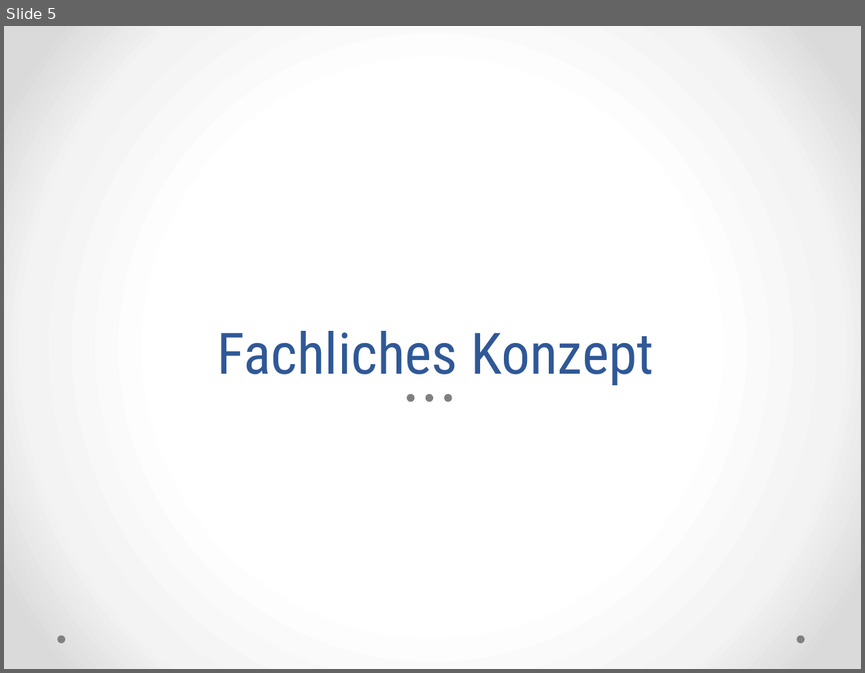
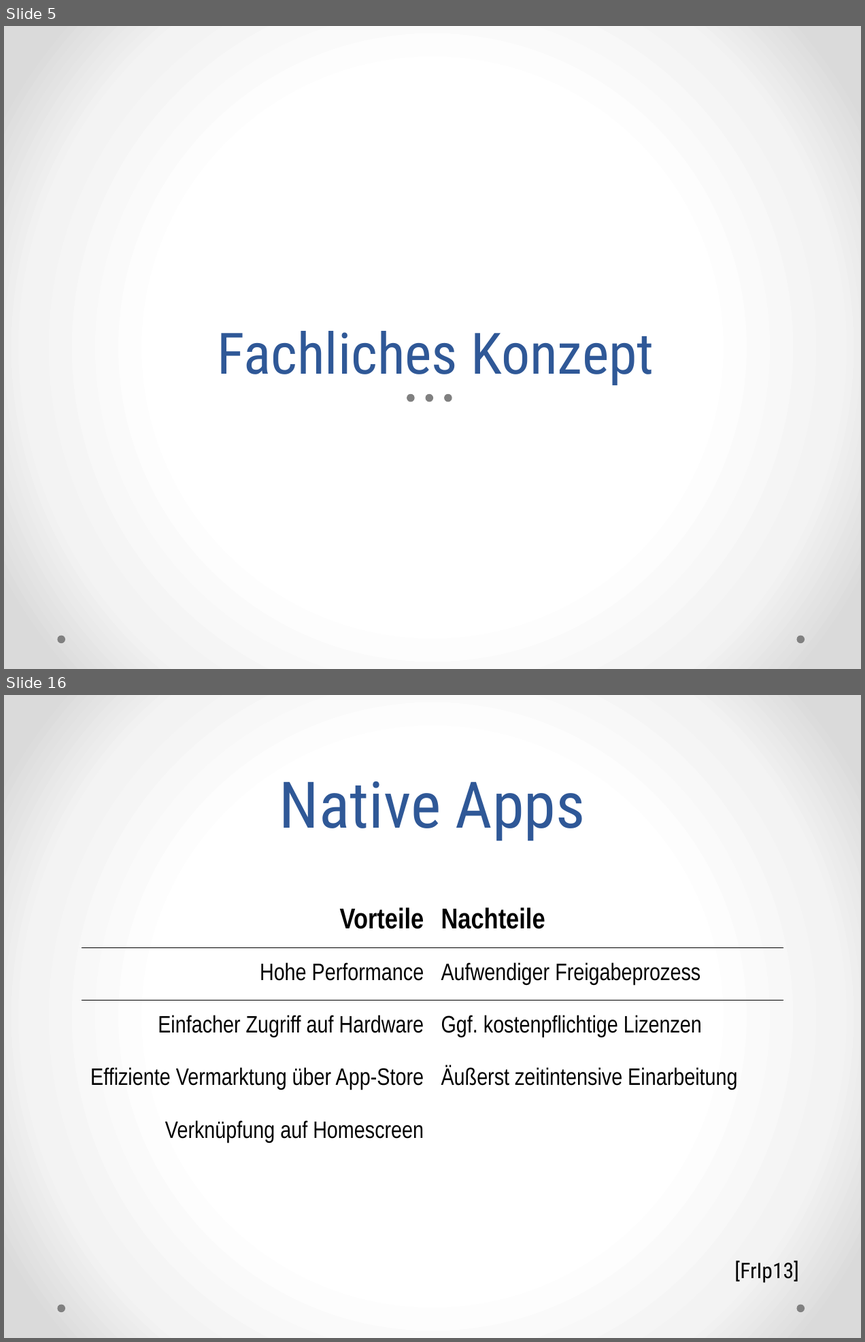
Before and after one commit to ss-proto/PA2, a slide deck: presentation/ss-proto.pptx. Shown one above the other, each under a label of ours: slide 5 before the commit, slides 5 and 16 after it; the slides between them are not shown. The pictures are 865x673 and 865x1342 pixels, drawn with LibreOffice and Linux fonts; fonts in the diff are those of the drawing. Boxes give left, top, right and bottom in pixels: in the first picture for what was removed or moved away, otherwise in the second. Text is boxed around its words. In the diff, an @@ line names an element or a change of style, - is before the commit and + after.

```diff
--- a/presentation/ss-proto.pptx
+++ b/presentation/ss-proto.pptx
@@ slide 16 added at bbox=[4, 695, 861, 1338], background gradient #FFFFFF to #F4F4F4 to #DADADA; not listed: 2 template elements that a slide beside it also shows @@
@@ title added at bbox=[279, 781, 585, 841], 54 pt, text #2F5897 @@
+Native Apps
@@ table added at bbox=[82, 895, 783, 1157], 5 rows, 2 columns @@
+Vorteile | Nachteile
+Hohe Performance | Aufwendiger Freigabeprozess
+Einfacher Zugriff auf Hardware | Ggf. kostenpflichtige Lizenzen
+Effiziente Vermarktung über App-Store | Äußerst zeitintensive Einarbeitung
+Verknüpfung auf Homescreen | 
@@ text added at bbox=[734, 1260, 799, 1283], 18 pt, text #000000 @@
+[FrIp13]
```
Also in this commit, not shown: 4 slides changed, 29 other slides added, 5 other files.
